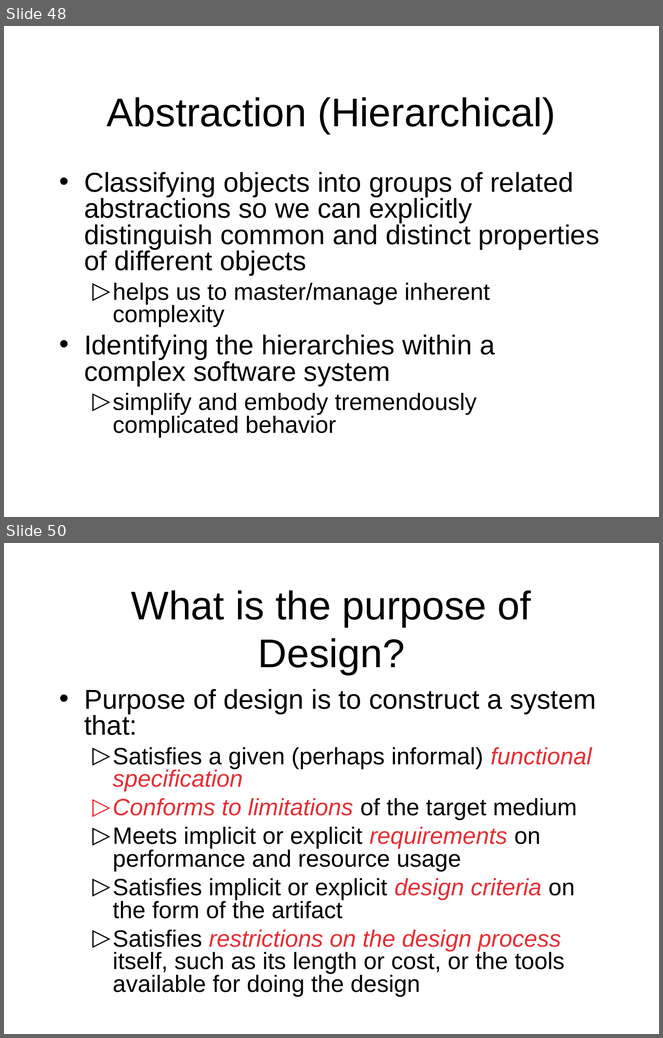
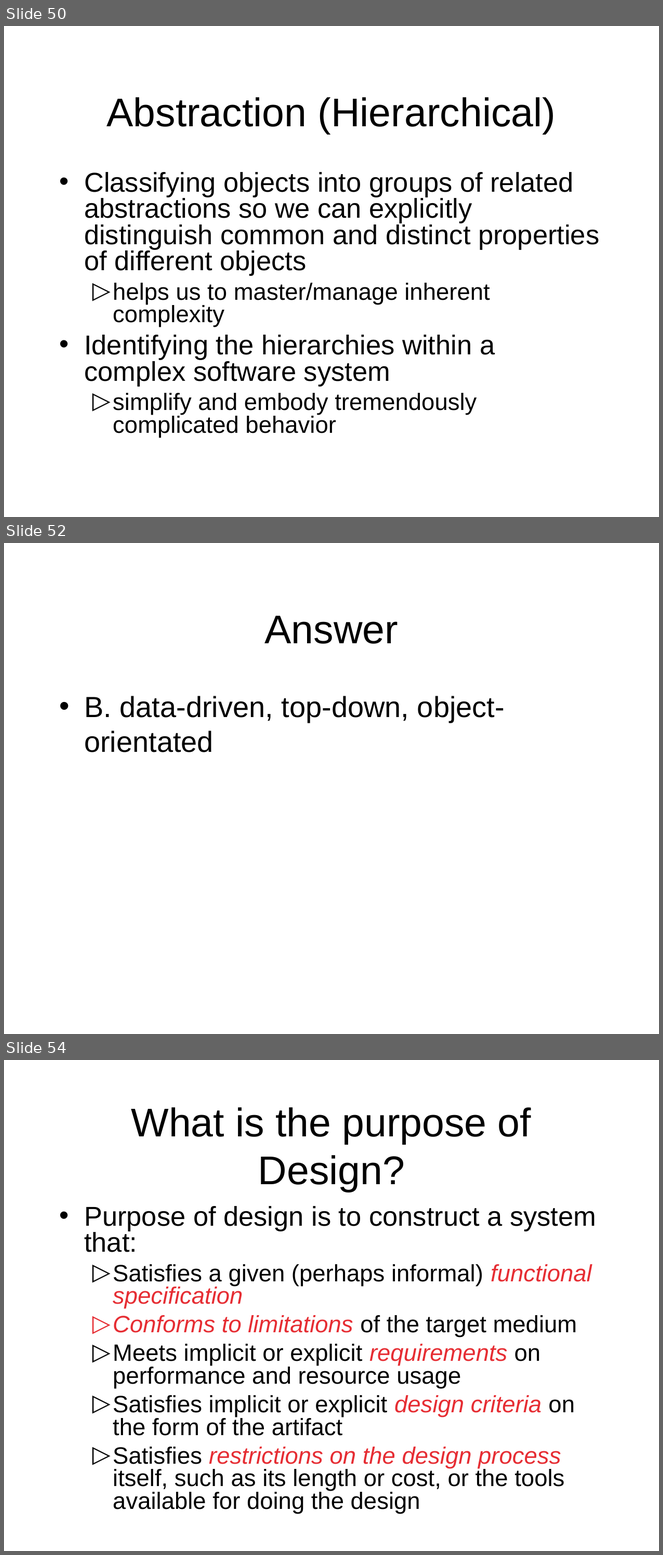
Before and after one commit to octaviordz/zjnu2017.github.io, a slide deck: OOAD/lectures/020--Complexity.ppt. Shown one above the other, each under a label of ours: slides 48 and 50 before the commit, slides 50, 52 and 54 after it; the slides between them are not shown. The pictures are 663x1038 and 663x1555 pixels, drawn with LibreOffice and Linux fonts; fonts in the diff are those of the drawing. Boxes give left, top, right and bottom in pixels: in the first picture for what was removed or moved away, otherwise in the second. Text is boxed around its words. In the diff, an @@ line names an element or a change of style, - is before the commit and + after.

```diff
--- a/OOAD/lectures/020--Complexity.ppt
+++ b/OOAD/lectures/020--Complexity.ppt
@@ slide 52 added at (x1=4, y1=543, x2=659, y2=1034), background #FFFFFF @@
@@ title added at (x1=265, y1=616, x2=398, y2=644), 44 pt, text #000000 @@
+Answer
@@ text added at (x1=84, y1=696, x2=505, y2=753), 32 pt, text #000000 @@
+• B. data-driven, top-down, object-orientated
@@ what was slide 48 is now slide 50 @@
@@ what was slide 50 is now slide 54 @@
```
Also in this commit, not shown: 7 slides changed, 3 other slides added, 3 other files.
